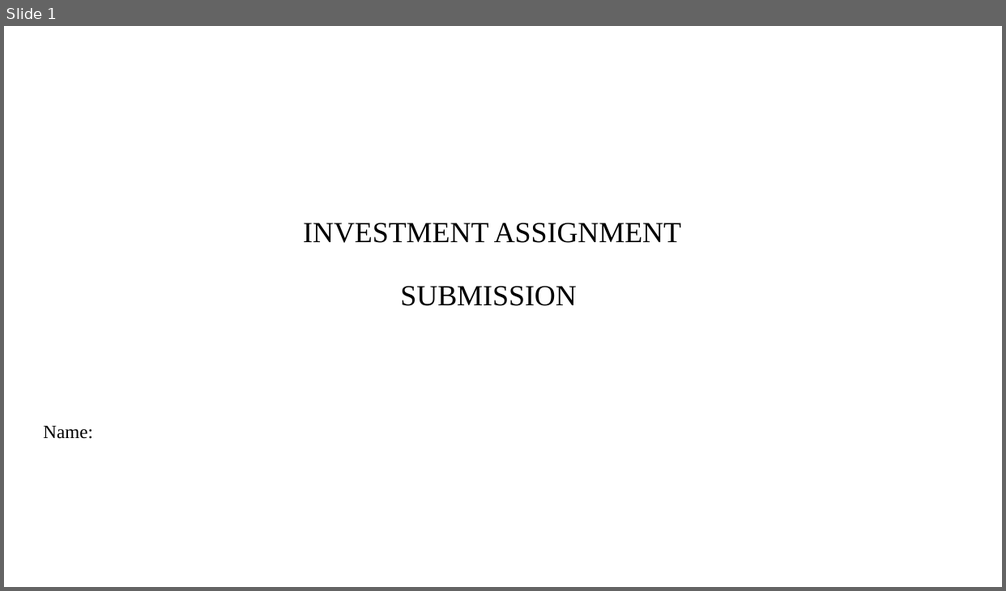
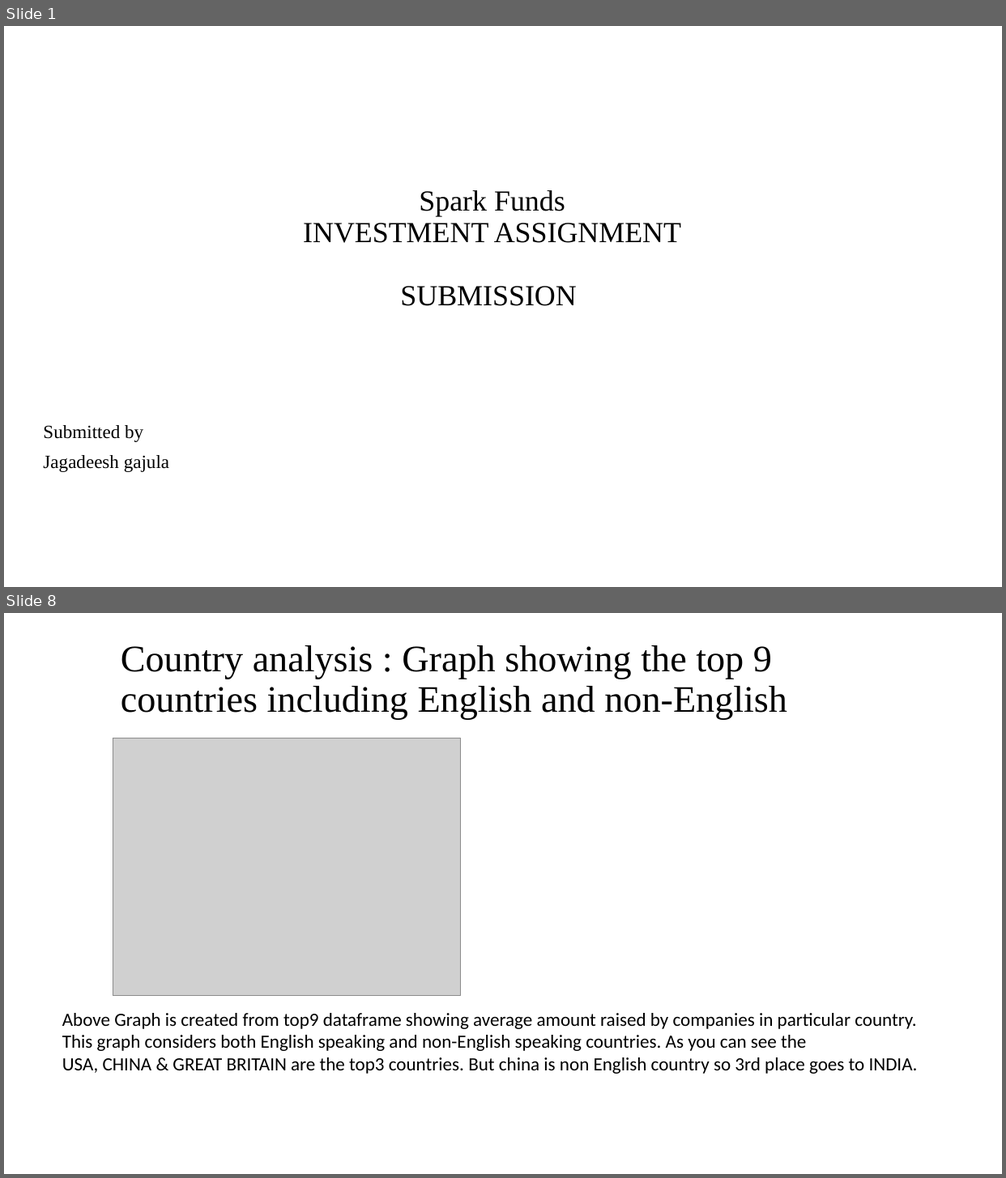
Before and after one commit to jagadeesh-gajula/Sparkfund_investment_analysis, a slide deck: INVEST.pptx. Shown one above the other, each under a label of ours: slide 1 before the commit, slides 1 and 8 after it; the slides between them are not shown. The pictures are 1006x591 and 1006x1178 pixels, drawn with LibreOffice and Linux fonts; fonts in the diff are those of the drawing; grey boxes stand for pictures; background and template pictures are left out. Boxes give left, top, right and bottom in pixels: in the first picture for what was removed or moved away, otherwise in the second. Text is boxed around its words. In the diff, an @@ line names an element or a change of style, - is before the commit and + after.

Commit message:
completed sparkfund analysis

```diff
--- a/INVEST.pptx
+++ b/INVEST.pptx
@@ slide 8 added at (4, 613, 1002, 1174), background #FFFFFF @@
@@ title added at (121, 645, 787, 719), 36 pt, text #000000 @@
+Country analysis : Graph showing the top 9 countries including English and non-English
@@ picture added at (113, 738, 461, 995) @@
@@ text added at (62, 1013, 918, 1074), 18 pt, text #000000 @@
+Above Graph is created from top9 dataframe showing average amount raised by companies in particular country.
+This graph considers both English speaking and non-English speaking countries. As you can see the
+USA, CHINA & GREAT BRITAIN are the top3 countries. But china is non English country so 3rd place goes to INDIA.
@@ slide 1 changed as well @@
@@ title at (303, 190, 681, 306): text changed @@
-INVESTMENT ASSIGNMENT
-SUBMISSION
+Spark Funds
+INVESTMENT ASSIGNMENT
+SUBMISSION
@@ subtitle at (43, 425, 169, 472): text changed @@
-Name:
+Submitted by
+Jagadeesh gajula
```
Also in this commit, not shown: 1 other slide changed, 7 other slides added, 8 slides removed, 4 other files.
